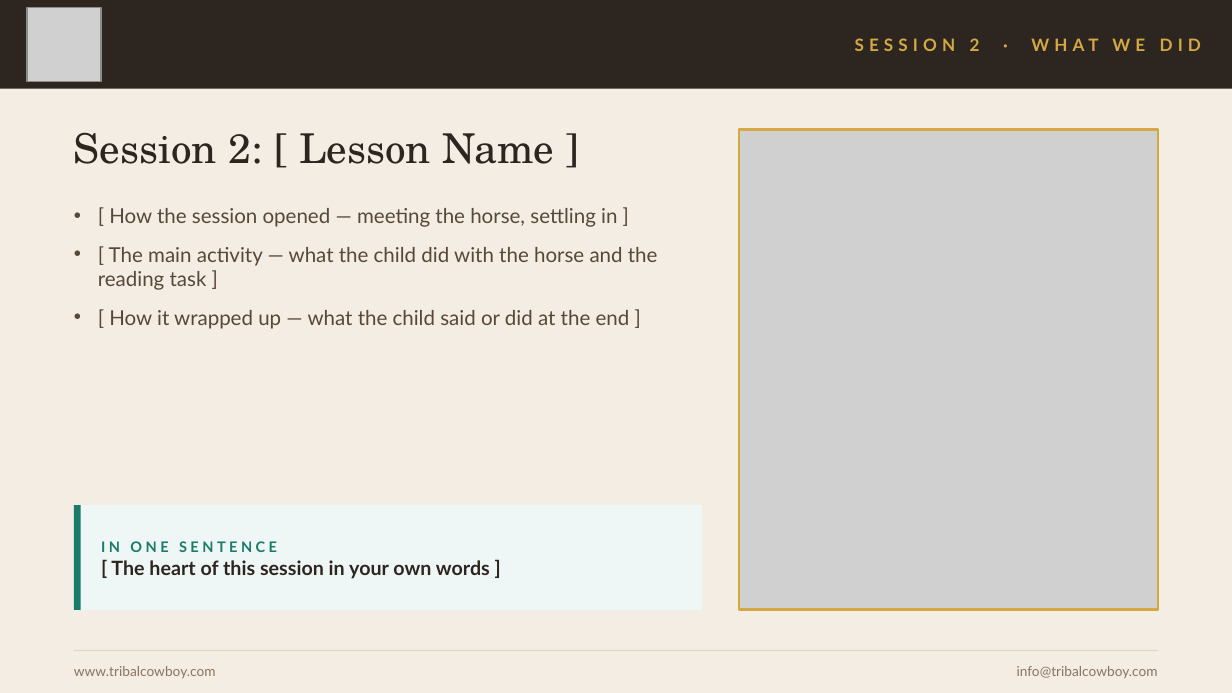
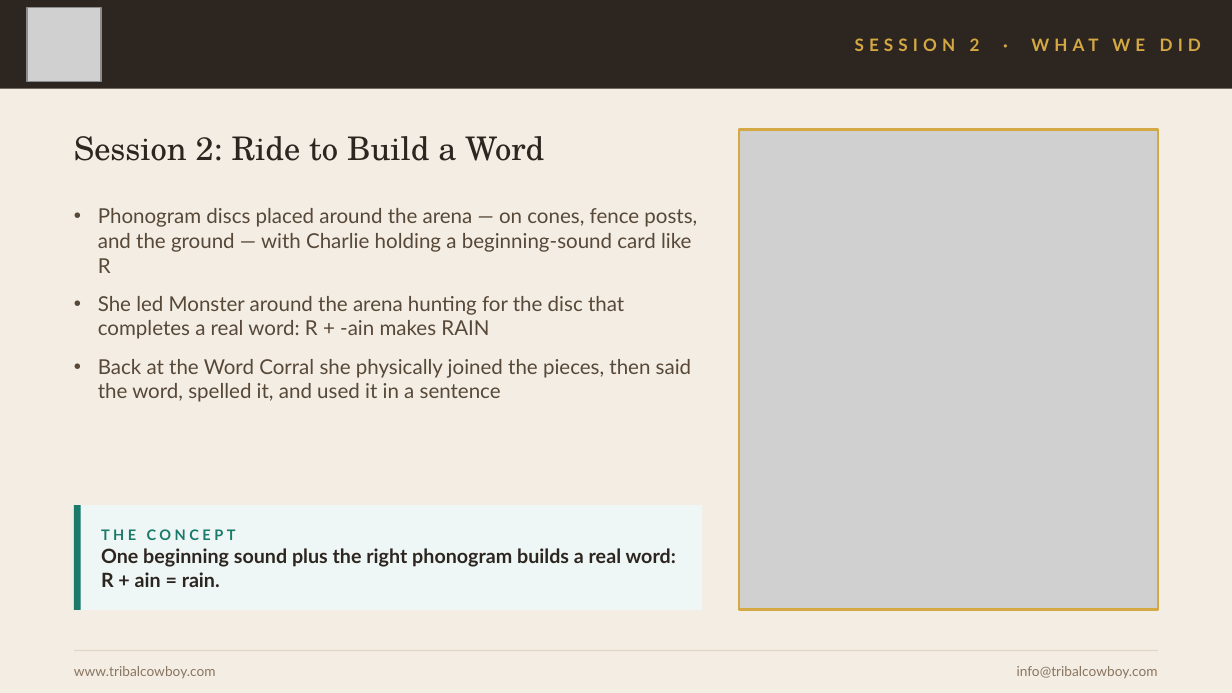
Before and after one commit to mrshuffhines-byte/tribal-cowboy-webhook, a slide deck: slide 5 of content/presentations/HPR-Class4-Practice-Sessions.pptx. Drawn at 1232x693 pixels with LibreOffice and Linux fonts; fonts in the diff are those of the drawing; grey boxes stand for pictures. Boxes give left, top, right and bottom in pixels: in the first picture for what was removed or moved away, otherwise in the second. Text is boxed around its words. In the diff, an @@ line names an element or a change of style, - is before the commit and + after.

```diff
--- a/content/presentations/HPR-Class4-Practice-Sessions.pptx
+++ b/content/presentations/HPR-Class4-Practice-Sessions.pptx
@@ text at <box>74,136,544,161</box>: text changed; size 24 to 19 pt @@
-Session 2: [ Lesson Name ]
+Session 2: Ride to Build a Word
@@ text at <box>98,208,697,402</box>: text changed @@
-• [ How the session opened — meeting the horse, settling in ]
-• [ The main activity — what the child did with the horse and the reading task ]
-• [ How it wrapped up — what the child said or did at the end ]
+• Phonogram discs placed around the arena — on cones, fence posts, and the ground — with Charlie holding a beginning-sound card like R
+• She led Monster around the arena hunting for the disc that completes a real word: R + -ain makes RAIN
+• Back at the Word Corral she physically joined the pieces, then said the word, spelled it, and used it in a sentence
@@ text at <box>101,529,676,587</box>: text changed @@
-IN ONE SENTENCE
-[ The heart of this session in your own words ]
+THE CONCEPT
+One beginning sound plus the right phonogram builds a real word: R + ain = rain.
```
Also in this commit, not shown: 1 other slide changed, 1 other file.
